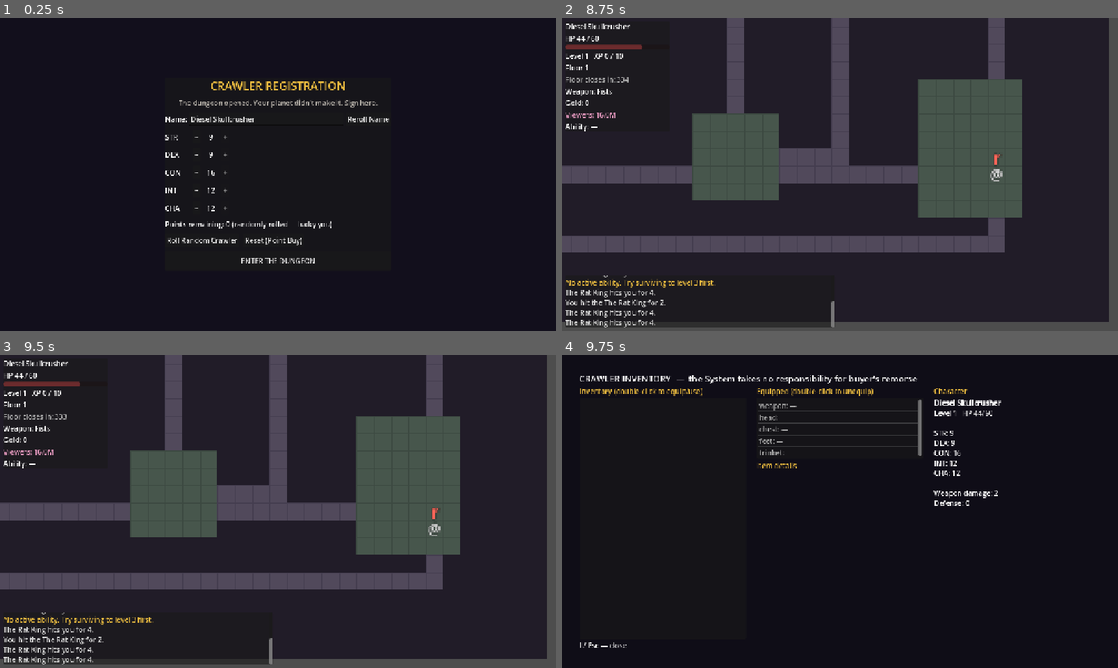
Above: before the commit, frames 1-4 (two rows, left to right).
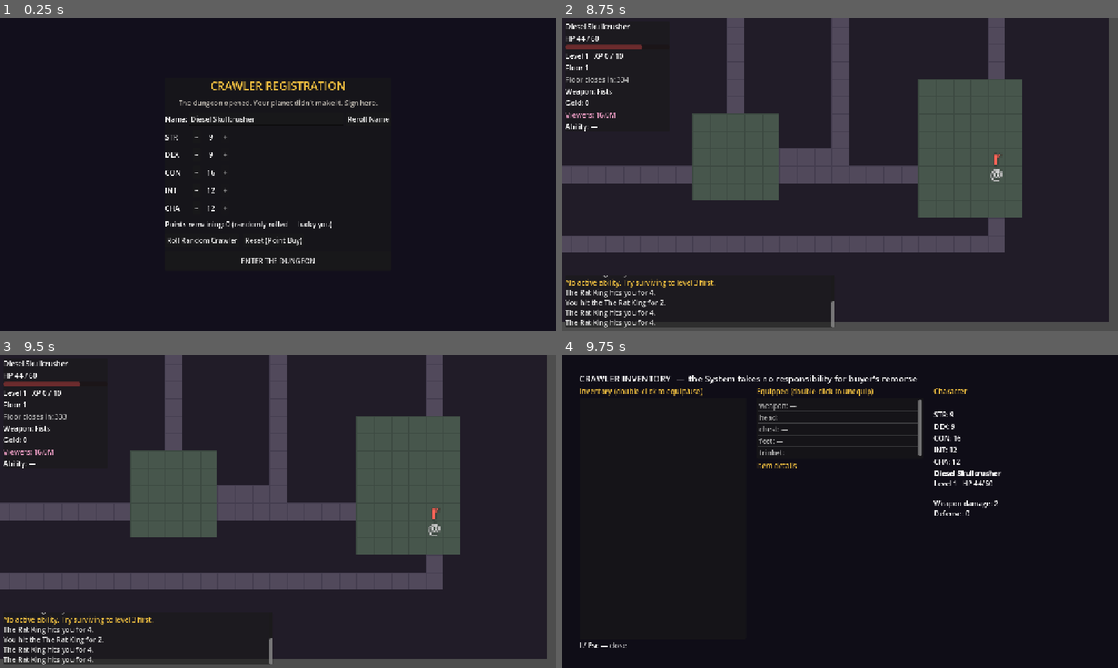
Above: after the commit, the same moments.

Repository: SamuelArchibald3/DungeonCrawler
Game: Godot game, scene res://scenes/main/main.tscn
Two runs of this game, one before a commit and one after it. Both use one fixed random seed, a clock stepped at 60 frames per second and the inputs below.
Inputs (mouse positions are in pixels of both pictures, inside the frame that each line leads up to):
- Up to frame 1 (0.25 s): no input
- Up to frame 2 (8.75 s): click "ENTER THE DUNGEON" at 0.5 s; tap Enter at 1.25, 2.75, 4.25, 4.35 s; move the mouse to (962, 158) at 1.27 s; hold D (move_right) 1.28-2.03 s; hold Q (ability) 1.28-2.03 s; click (962, 158) at 1.42 s; tap Space (wait) at 2, 3.5, 3.6, 5, 8.1 s; move the mouse to (728, 190) at 2.02 s; hold S (move_down) 2.03-2.78 s; tap V (achievements) at 2.1, 6.6 s; move the mouse to (895, 105) at 2.77 s; hold D (move_right) 2.78-3.53 s; hold E (interact) 2.78-3.53 s; move the mouse to (812, 237) at 3.52 s; hold W (move_up) 3.53-4.28 s; click (812, 237) at 3.67 s; move the mouse to (1006, 221) at 4.27 s; hold A (move_left) 4.28-5.78 s; tap I (inventory) at 4.9 s; move the mouse to (673, 127) at 5.02 s; tap Tab at 5.1 s; move the mouse to (867, 174) at 5.77 s; hold S (move_down) 5.78-6.53 s; hold Q (ability) 5.78-6.53 s; click (867, 174) at 5.92 s; move the mouse to (756, 96) at 6.52 s; hold D (move_right) 6.53-7.28 s; move the mouse to (962, 158) at 7.27 s; hold W (move_up) 7.28-8.03 s; hold E (interact) 7.28-8.03 s; move the mouse to (728, 190) at 8.02 s; hold D (move_right) from 8.03 s (still down); click (728, 190) at 8.17 s
- Up to frame 3 (9.5 s): move the mouse to (333, 442) at 8.77 s; release D (move_right) at 8.78 s; hold S (move_down) from 8.78 s (still down); tap Enter at 8.85 s
- Up to frame 4 (9.75 s): move the mouse to (812, 574) at 9.52 s; release S (move_down) at 9.53 s; hold A (move_left) from 9.53 s (still down); tap Tab at 9.6 s

Frames 1-3 are identical in both runs. In frame 4, 1.1% of the frame differs, in the area x 66-79%, y 14-52%.

Commit message:
Bank stat points on level up, spendable only in saferooms
Each level-up banks +2 stat points. The inventory character panel now has
per-stat + buttons that only appear while standing in a saferoom - the
System has union rules about self-improvement venues. The HUD XP line
shows unspent points, the level-up announcement reminds you where to
spend them, and the guide documents the rule. CON allocation properly
recomputes max HP.

Co-Authored-By: Claude Fable 5 <noreply@anthropic.com>

Diff:
--- a/autoload/system_announcer.gd
+++ b/autoload/system_announcer.gd
@@ -34,7 +34,9 @@
 
 
 func _on_level_up(level: int) -> void:
-	Events.announce.emit("LEVEL UP", LEVEL_UP_LINES[randi() % LEVEL_UP_LINES.size()] % level)
+	Events.announce.emit("LEVEL UP",
+		LEVEL_UP_LINES[randi() % LEVEL_UP_LINES.size()] % level
+		+ "\n+2 stat points banked. Spend them in a Safe Room.")
 
 
 func _on_floor_changed(floor_number: int) -> void:
--- a/scenes/main/main.gd
+++ b/scenes/main/main.gd
@@ -208,6 +208,7 @@
 			return  # the screen closes itself
 		if _can_open_modal():
 			dungeon.turn_manager.lock()
+			inventory_screen.allocate_allowed = dungeon.grid.is_safe(dungeon.player.grid_pos)
 			inventory_screen.open()
 	elif event.is_action_pressed("map"):
 		if map_screen.visible:
@@ -282,6 +283,8 @@
 		46:
 			if is_instance_valid(dungeon):
 				dungeon.turn_manager.lock()
+			GameState.character.unspent_stat_points = 4
+			inventory_screen.allocate_allowed = true
 			inventory_screen.open()
 		50:
 			if inventory_screen._inv_list.item_count > 0:
--- a/scenes/ui/guide_screen.gd
+++ b/scenes/ui/guide_screen.gd
@@ -25,6 +25,7 @@
 		"Teal tiles are System-certified Safe Rooms™.\n\n" +
 		"• Monsters legally cannot enter. They will absolutely camp the doorway like unpaid interns.\n" +
 		"• You heal a little every turn inside, and the ceiling can't crush you here — even after the floor closes.\n" +
+		"• Level-up stat points can only be allocated in here (open your inventory). Union rules.\n" +
 		"• The timer keeps ticking, though. Safety is not the same as progress. Ask my therapist."],
 	["THE FLOOR 3 REBRAND",
 		"Reach floor 3 and the System offers you a new race and class. In here, thankfully.\n\n" +
--- a/scenes/ui/hud.gd
+++ b/scenes/ui/hud.gd
@@ -78,7 +78,8 @@
 	_hp_label.text = "HP %d / %d" % [c.hp, c.max_hp]
 	_hp_bar.max_value = c.max_hp
 	_hp_bar.value = c.hp
-	_xp_label.text = "Level %d   XP %d / %d" % [c.level, c.xp, c.xp_to_next()]
+	var points_suffix := "   [+%d pts]" % c.unspent_stat_points if c.unspent_stat_points > 0 else ""
+	_xp_label.text = "Level %d   XP %d / %d%s" % [c.level, c.xp, c.xp_to_next(), points_suffix]
 	_floor_label.text = "Floor %d" % GameState.floor_number
 	var turns: int = GameState.floor_turns_left
 	if turns <= 0:
--- a/scenes/ui/inventory_screen.gd
+++ b/scenes/ui/inventory_screen.gd
@@ -5,10 +5,15 @@
 
 signal closed
 
+## Set by main before open(): stat points may only be spent in a saferoom
+var allocate_allowed := false
+
 var _inv_list: ItemList
 var _equip_list: ItemList
 var _detail: RichTextLabel
 var _stats: RichTextLabel
+var _points_label: Label
+var _stat_rows := {}  # StringName -> { "label": Label, "button": Button }
 
 
 func _ready() -> void:
@@ -71,6 +76,20 @@
 	right.size_flags_horizontal = Control.SIZE_EXPAND_FILL
 	hbox.add_child(right)
 	right.add_child(_make_header("Character"))
+	_points_label = Label.new()
+	_points_label.add_theme_color_override("font_color", Color(0.55, 0.85, 0.55))
+	right.add_child(_points_label)
+	for stat in CharacterData.STAT_NAMES:
+		var row := HBoxContainer.new()
+		right.add_child(row)
+		var stat_label := Label.new()
+		stat_label.size_flags_horizontal = Control.SIZE_EXPAND_FILL
+		row.add_child(stat_label)
+		var plus := Button.new()
+		plus.text = "+"
+		plus.pressed.connect(_on_stat_plus.bind(stat))
+		row.add_child(plus)
+		_stat_rows[stat] = { "label": stat_label, "button": plus }
 	_stats = RichTextLabel.new()
 	_stats.bbcode_enabled = true
 	_stats.size_flags_vertical = Control.SIZE_EXPAND_FILL
@@ -121,6 +140,16 @@
 		if item != null:
 			_equip_list.set_item_custom_fg_color(_equip_list.item_count - 1, Color(ItemData.RARITY_COLORS[item.rarity]))
 
+	if c.unspent_stat_points <= 0:
+		_points_label.text = ""
+	elif allocate_allowed:
+		_points_label.text = "Unspent stat points: %d — spend them!" % c.unspent_stat_points
+	else:
+		_points_label.text = "Unspent stat points: %d — allocate in a Safe Room" % c.unspent_stat_points
+	for stat in _stat_rows:
+		_stat_rows[stat]["label"].text = "%s: %d" % [stat, c.get_stat(stat)]
+		_stat_rows[stat]["button"].visible = allocate_allowed and c.unspent_stat_points > 0
+
 	_stats.clear()
 	var lines: Array[String] = []
 	lines.append("[b]%s[/b]" % c.char_name)
@@ -128,15 +157,24 @@
 		lines.append("%s %s" % [c.race.display_name, c.char_class.display_name if c.char_class != null else ""])
 	lines.append("Level %d   HP %d/%d" % [c.level, c.hp, c.max_hp])
 	lines.append("")
-	for stat in CharacterData.STAT_NAMES:
-		lines.append("%s: %d" % [stat, c.get_stat(stat)])
-	lines.append("")
 	lines.append("Weapon damage: %d" % c.get_weapon_damage())
 	lines.append("Defense: %d" % c.get_defense())
 	for id in c.abilities:
 		lines.append("%s — %s" % [Abilities.display_name(id), Abilities.description(id)])
 	_stats.append_text("\n".join(lines))
 	_detail.clear()
+
+
+func _on_stat_plus(stat: StringName) -> void:
+	var c: CharacterData = GameState.character
+	if not allocate_allowed or c.unspent_stat_points <= 0:
+		return
+	c.base_stats[stat] += 1
+	c.unspent_stat_points -= 1
+	c.recompute_max_hp()
+	Events.msg("%s increased to %d. (%d points left)" % [stat, c.get_stat(stat), c.unspent_stat_points], &"system")
+	refresh()
+	Events.hud_refresh.emit()
 
 
 func _on_inventory_selected(index: int) -> void:
--- a/scripts/character_data.gd
+++ b/scripts/character_data.gd
@@ -14,6 +14,7 @@
 var level := 1
 var xp := 0
 var gold := 0
+var unspent_stat_points := 0  # +2 per level; allocatable only in saferooms
 var hp := 0
 var max_hp := 0
 var inventory: Array = []        # Array[ItemData]
@@ -64,6 +65,7 @@
 	while xp >= xp_to_next():
 		xp -= xp_to_next()
 		level += 1
+		unspent_stat_points += 2
 		leveled = true
 		recompute_max_hp()
 		hp = max_hp  # prototype-generous: full heal on level-up
--- a/tests/systest.gd
+++ b/tests/systest.gd
@@ -352,6 +352,24 @@
 	await get_tree().process_frame
 	check(Fame.viewers > viewers_before_level, "level-ups gain viewers")
 
+	# --- Stat points: banked on level up, spendable only in saferooms ---
+	check(c.unspent_stat_points == (c.level - 1) * 2,
+		"level ups bank 2 stat points each (%d pts at level %d)" % [c.unspent_stat_points, c.level])
+	main.inventory_screen.refresh()
+	var str_before: int = c.base_stats[&"STR"]
+	main.inventory_screen.allocate_allowed = false
+	main.inventory_screen._on_stat_plus(&"STR")
+	check(c.base_stats[&"STR"] == str_before, "cannot allocate stat points outside a saferoom")
+	main.inventory_screen.allocate_allowed = true
+	var pts_before: int = c.unspent_stat_points
+	main.inventory_screen._on_stat_plus(&"STR")
+	check(c.base_stats[&"STR"] == str_before + 1, "allocating in a saferoom raises the stat")
+	check(c.unspent_stat_points == pts_before - 1, "allocation spends a point")
+	var hp_before_con: int = c.max_hp
+	main.inventory_screen._on_stat_plus(&"CON")
+	check(c.max_hp > hp_before_con, "CON allocation raises max HP")
+	main.inventory_screen.allocate_allowed = false
+
 	# --- Saferooms: regen, crush immunity, enemies stay out ---
 	var safe_pos := Vector2i(-1, -1)
 	var lurk_pos := Vector2i(-1, -1)
Not shown, changed: todo.txt
